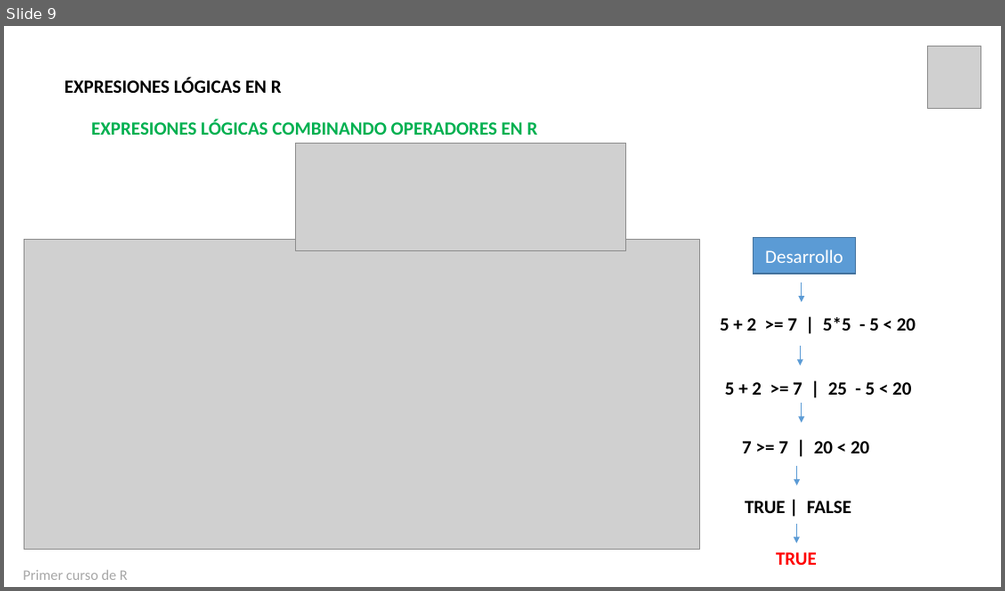
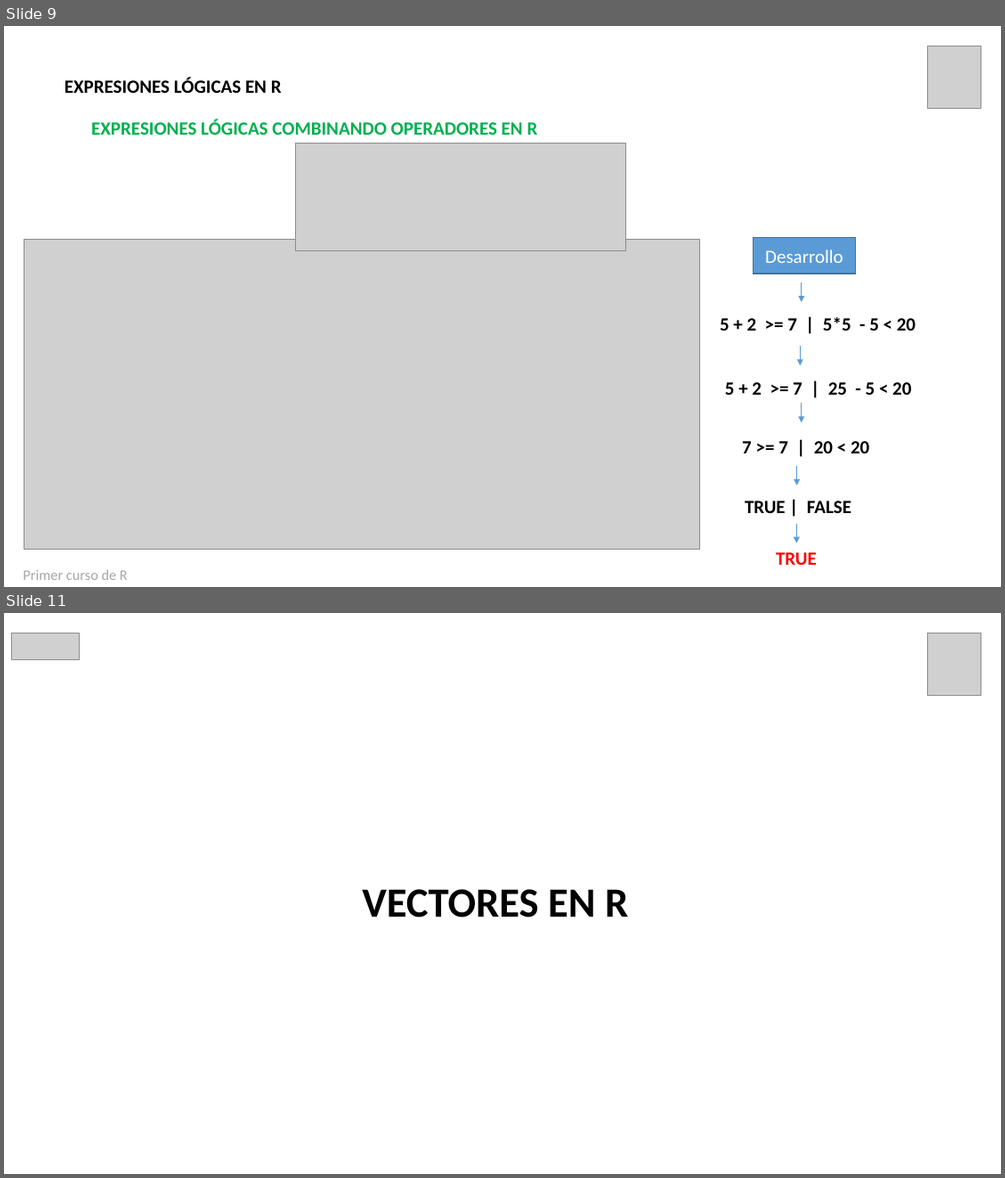
Before and after one commit to estadisticaun/Rbasico, a slide deck: Presentaciones/Presentación Sesión 3 21-08-2020.pptx. Shown one above the other, each under a label of ours: slide 9 before the commit, slides 9 and 11 after it; the slides between them are not shown. The pictures are 1005x591 and 1005x1178 pixels, drawn with LibreOffice and Linux fonts; fonts in the diff are those of the drawing; grey boxes stand for pictures. Boxes give left, top, right and bottom in pixels: in the first picture for what was removed or moved away, otherwise in the second. Text is boxed around its words. In the diff, an @@ line names an element or a change of style, - is before the commit and + after.

```diff
--- a/Presentaciones/Presentación Sesión 3 21-08-2020.pptx
+++ b/Presentaciones/Presentación Sesión 3 21-08-2020.pptx
@@ slide 11 added at (4, 613, 1001, 1174), background #FFFFFF @@
@@ picture added at (11, 633, 79, 660) @@
@@ picture added at (928, 633, 981, 695) @@
@@ text added at (362, 889, 628, 917), 40 pt, text #000000, bold @@
+VECTORES EN R
```
Also in this commit, not shown: 12 slides changed, 16 other slides added, 21 other files.
